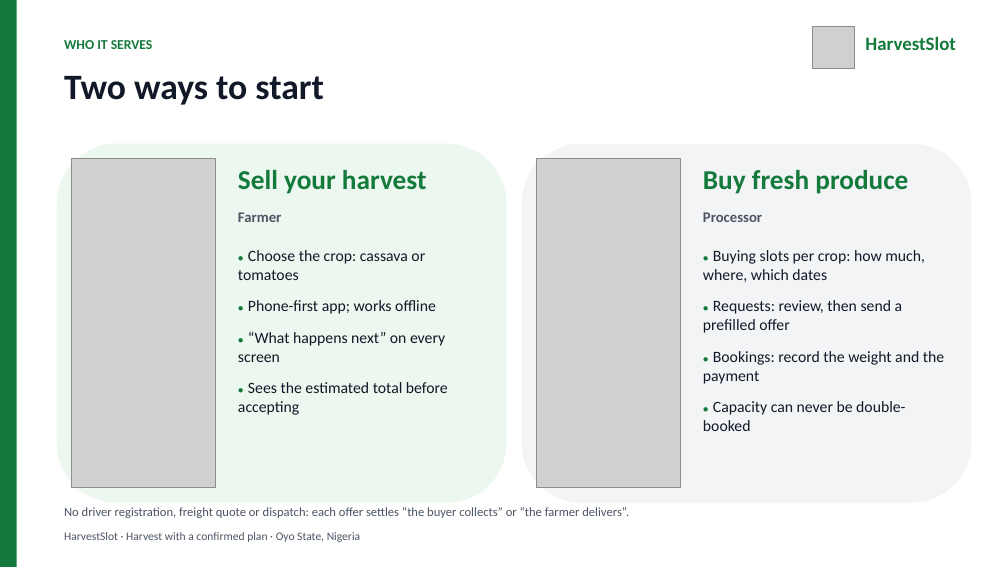
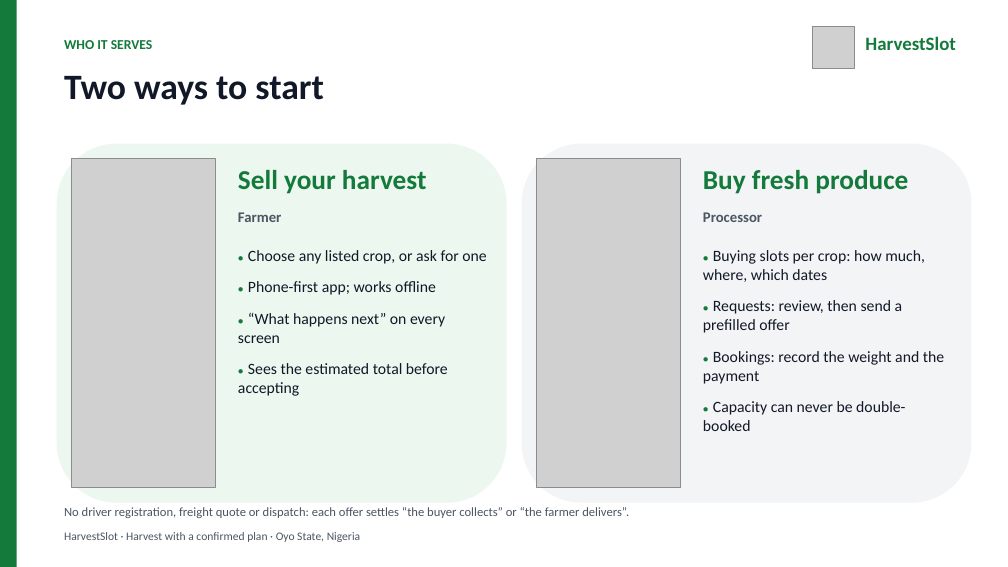
Before and after one commit to kobiowuquadri/harvestslot, a slide deck: slide 5 of docs/HarvestSlot-Pitch-Deck-v3.pptx. Drawn at 1008x567 pixels with LibreOffice and Linux fonts; fonts in the diff are those of the drawing; grey boxes stand for pictures. Boxes give left, top, right and bottom in pixels: in the first picture for what was removed or moved away, otherwise in the second. Text is boxed around its words. In the diff, an @@ line names an element or a change of style, - is before the commit and + after.

```diff
--- a/docs/HarvestSlot-Pitch-Deck-v3.pptx
+++ b/docs/HarvestSlot-Pitch-Deck-v3.pptx
@@ text at (248, 250, 486, 264): text changed @@
-● Choose the crop: cassava or tomatoes
+● Choose any listed crop, or ask for one
```
Also in this commit, not shown: 6 other slides changed, 53 other files.
